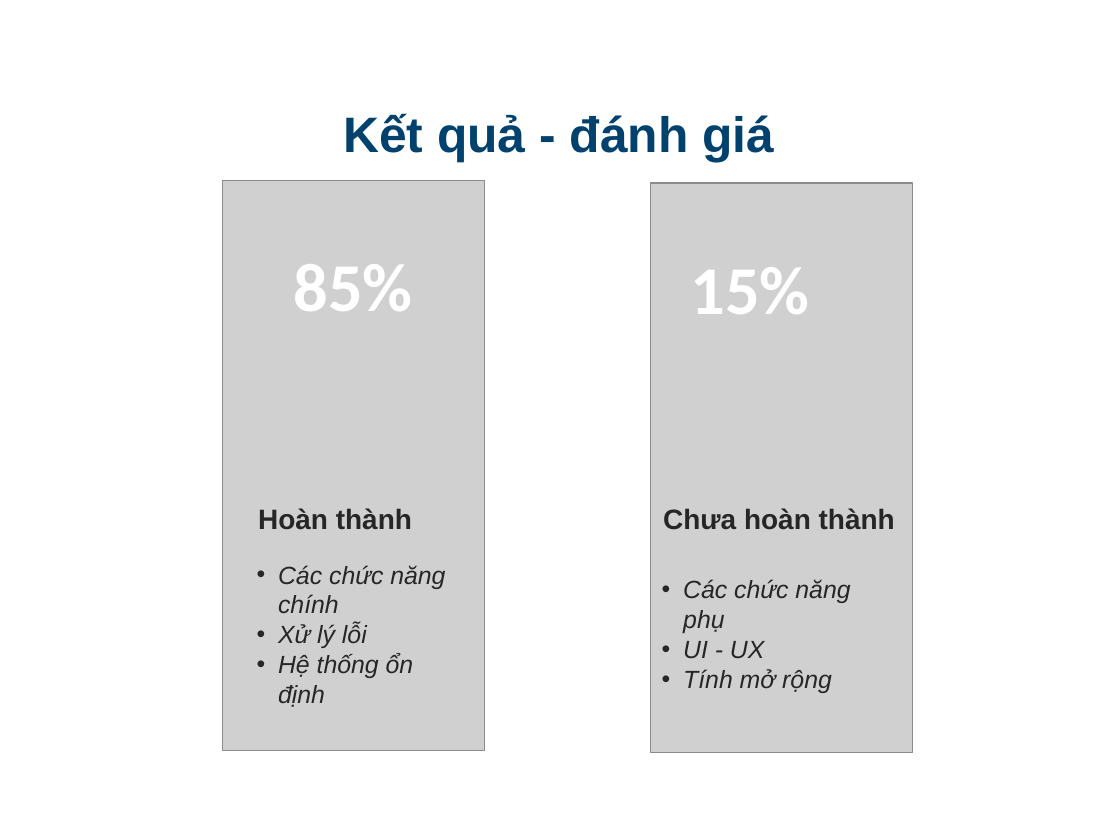
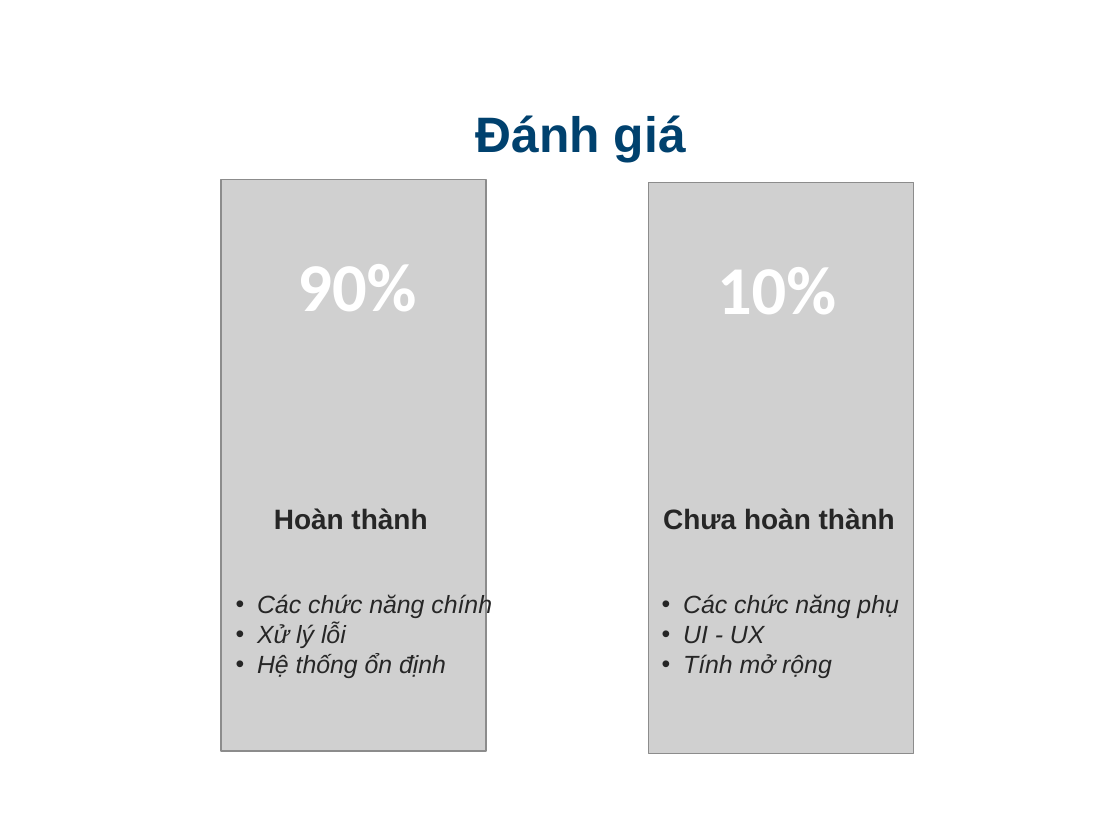
Before and after one commit to truongquangkhai99/DATN-1, a slide deck: slide 19 of src/doc/slide.ppt (slide 33 before the commit). Drawn at 1120x840 pixels with LibreOffice and Linux fonts; fonts in the diff are those of the drawing; grey boxes stand for pictures; background and template pictures are left out. Boxes give left, top, right and bottom in pixels: in the first picture for what was removed or moved away, otherwise in the second. Text is boxed around its words. In the diff, an @@ line names an element or a change of style, - is before the commit and + after.

```diff
--- a/src/doc/slide.ppt
+++ b/src/doc/slide.ppt
@@ text at [476,115,686,163]: text changed @@
-Kết quả - đánh giá
+Đánh giá
@@ text at [297,264,416,311]: text changed @@
-85%
+90%
@@ text removed at [690,267,809,314] @@
-15%
@@ text added at [717,267,836,314], 44 pt, text #FFFFFF, bold @@
+10%
@@ text "Hoàn thành": place and size @@
-text "Hoàn thành" at [258,508,412,530]
+text "Hoàn thành" at [274,508,427,530]
@@ text "Các chức năng chính" rewrapped from [278,565,445,707] to [257,593,492,678] @@
@@ text "Các chức năng phụ" rewrapped from [683,579,850,693] to [683,594,898,678] @@
```
Also in this commit, not shown: 14 other slides changed, 5 slides added, 19 slides removed.
